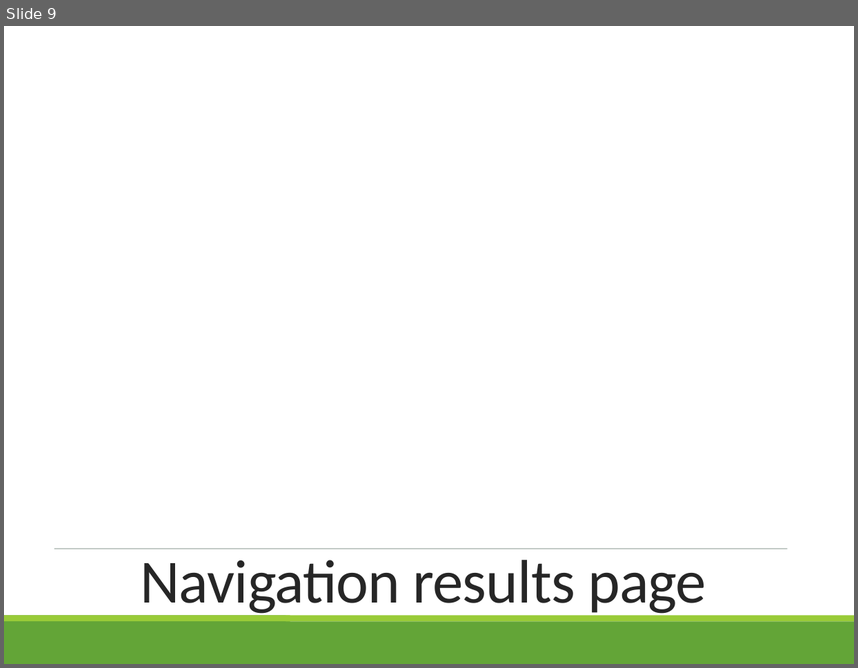
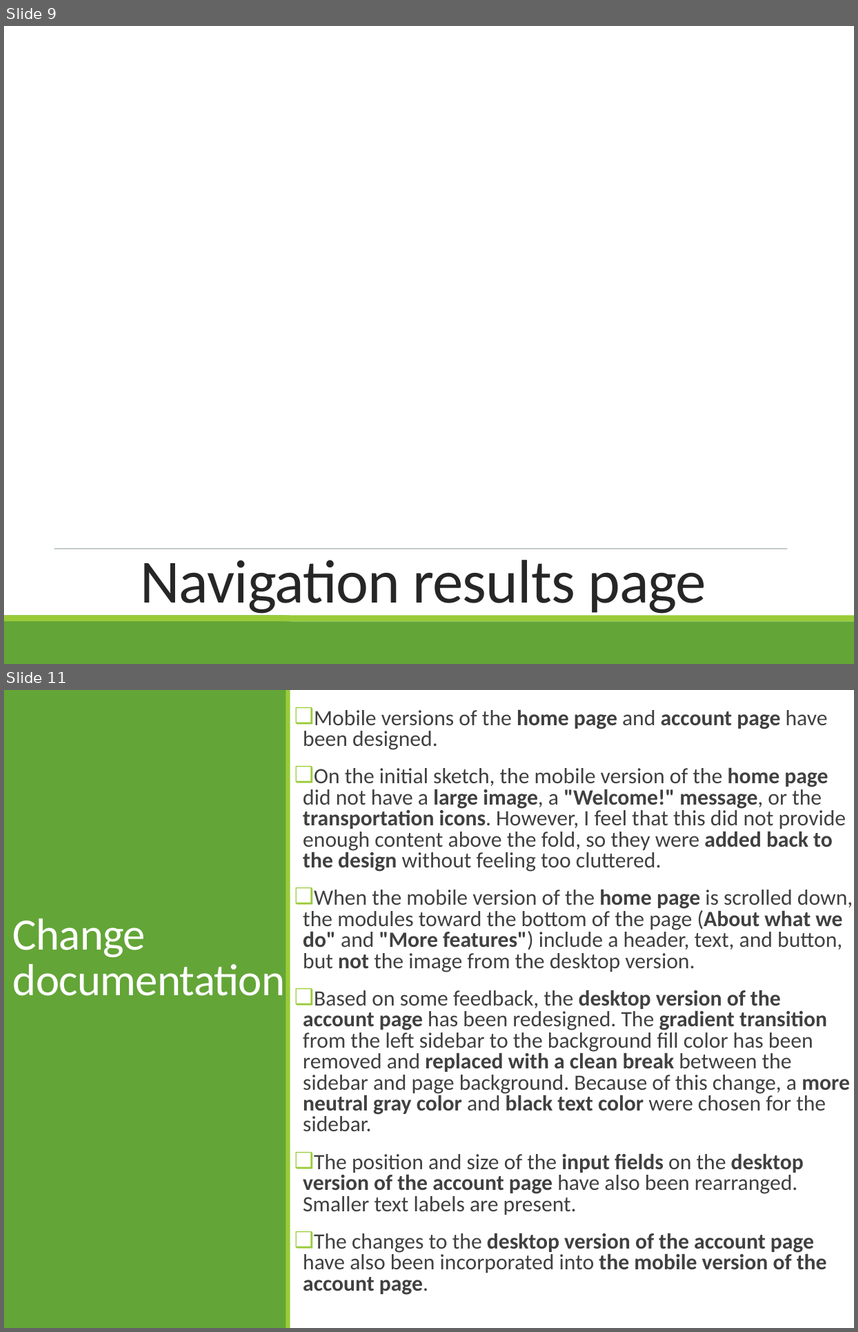
Before and after one commit to ADVsummer/CapstoneProjectB, a slide deck: Process book continuation PPT.pptx. Shown one above the other, each under a label of ours: slide 9 before the commit, slides 9 and 11 after it; the slides between them are not shown. The pictures are 858x668 and 858x1332 pixels, drawn with LibreOffice and Linux fonts; fonts in the diff are those of the drawing; background and template pictures are left out. Boxes give left, top, right and bottom in pixels: in the first picture for what was removed or moved away, otherwise in the second. Text is boxed around its words. In the diff, an @@ line names an element or a change of style, - is before the commit and + after.

```diff
--- a/Process book continuation PPT.pptx
+++ b/Process book continuation PPT.pptx
@@ slide 11 added at bbox=[4, 690, 854, 1328], background #FFFFFF; not listed: 2 template elements that a slide beside it also shows @@
@@ text added at bbox=[303, 709, 853, 1294], 18.5 pt, text #404040 @@
+❑ Mobile versions of the home page and account page have been designed.
+❑ On the initial sketch, the mobile version of the home page did not have a large image, a "Welcome!" message, or the transportation icons. However, I feel that this did not provide enough content above the fold, so they were added back to the design without feeling too cluttered.
+❑ When the mobile version of the home page is scrolled down, the modules toward the bottom of the page (About what we do" and "More features") include a header, text, and button, but not the image from the desktop version.
+❑ Based on some feedback, the desktop version of the account page has been redesigned. The gradient transition from the left sidebar to the background fill color has been removed and replaced with a clean break between the sidebar and page background. Because of this change, a more neutral gray color and black text color were chosen for the sidebar.
+❑ The position and size of the input fields on the desktop version of the account page have also been rearranged. Smaller text labels are present.
+❑ The changes to the desktop version of the account page have also been incorporated into the mobile version of the account page.
@@ title added at bbox=[13, 918, 286, 996], 38 pt, text #FFFFFF @@
+Change documentation
```
Also in this commit, not shown: 6 other slides added, 25 other files.
